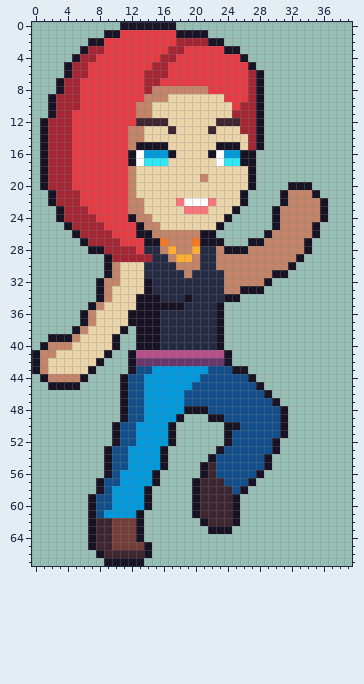
Edited in one commit: sprite sheet (assets/Players/Mitchell/Mitchell9.png). The picture above is the old version.
Rulers count pixels.
Once edited:
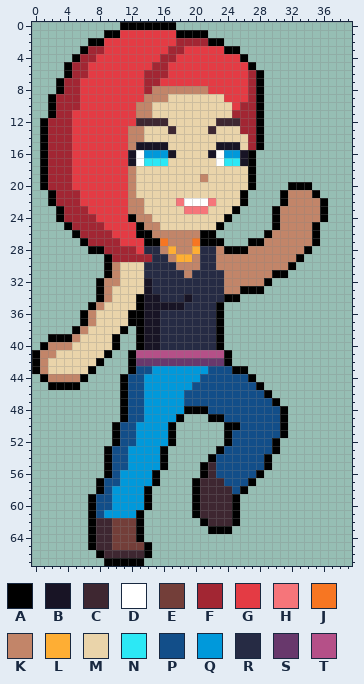
Palette (. is transparent): A #000000  B #181425  C #3e2731  D #ffffff  E #733e39  F #a22633  G #e43b44  H #f6757a  J #f77622  K #c28569  L #feae34  M #ead4aa  N #2ce8f5  P #124e89  Q #0099db  R #262b44  S #68386c  T #b55088
Change:
file 80x136 -> 40x68 pixels (blocks of 2x2 -> 1x1; one block is one cell here)
The author put colour A in row 27 at x 35.
Colour B becomes colour A in row 0 at x 11 to 17; in row 1 at x 9 to 10 and 18 to 21; in row 2 at x 7 to 8 and 22 to 23; in row 3 at x 6 and 24 to 25; in row 4 at x 5 and 26; in row 5 at x 4 and 27.
Colour B becomes colour A in row 6 at x 4 and 28; in rows 7 to 8 at x 3 and 28; in rows 9 to 11 at x 2 and 28; in rows 12 to 15 at x 1 and 28; in rows 16 to 19 at x 1 and 27; in row 20 at x 1, 27 and 32 to 34.
Colour B becomes colour A in row 21 at x 2, 26, 31 and 35; in row 22 at x 2, 26, 31 and 36; in row 23 at x 3, 25, 30 and 36; in row 24 at x 3, 12, 24, 30 and 36; in row 25 at x 4, 13, 23, 30 and 35; in row 26 at x 5, 13 to 14, 21 to 22, 29 and 35.
Colour B becomes colour A in row 27 at x 6, 14 to 15, 21 to 23 and 27 to 28; in row 28 at x 7 to 8, 24 to 26 and 34; in row 29 at x 9 and 33; in row 30 at x 9 and 32; in row 31 at x 9 and 30 to 31; in row 32 at x 8 and 29.
Colour B becomes colour A in row 33 at x 8 and 26 to 28; in row 34 at x 8, 13 and 24 to 25; in row 35 at x 7, 13 and 23; in rows 36 to 37 at x 6, 12 to 13 and 23; in row 38 at x 5, 11, 13 and 23; in row 39 at x 2 to 4, 10, 13 and 23.
Colour B becomes colour A in row 40 at x 1, 10, 13 and 23; in row 41 at x 0, 9, 12 and 24; in row 42 at x 0, 8, 12 and 24; in row 43 at x 0, 7, 12 and 25 to 26; in row 44 at x 1, 6, 11 and 27; in row 45 at x 2 to 5, 11 and 28.
Colour B becomes colour A in row 46 at x 11 and 29; in row 47 at x 11 and 30; in row 48 at x 11, 19 to 21 and 31; in row 49 at x 11, 18, 22 to 23 and 31; in row 50 at x 10, 17, 24 to 25 and 31; in row 51 at x 10, 17, 24 and 31.
Colour B becomes colour A in row 52 at x 10, 17, 24 and 30; in row 53 at x 9, 16, 23 and 30; in row 54 at x 9, 16, 22 and 29; in row 55 at x 9, 16, 21 and 29; in row 56 at x 9, 15, 21 and 28; in row 57 at x 8, 15, 20 and 27.
Colour B becomes colour A in row 58 at x 8, 14, 20 and 26; in rows 59 to 60 at x 7, 14, 20 and 25; in row 61 at x 7, 13, 20 and 25; in row 62 at x 7, 13, 21 and 25; in row 63 at x 7, 13 and 22 to 24; in row 64 at x 7 and 13.
Colour B becomes colour A in row 65 at x 7 and 14; in row 66 at x 8 and 14; in row 67 at x 9 to 13.
Colour B becomes colour K in row 27 at x 34.
